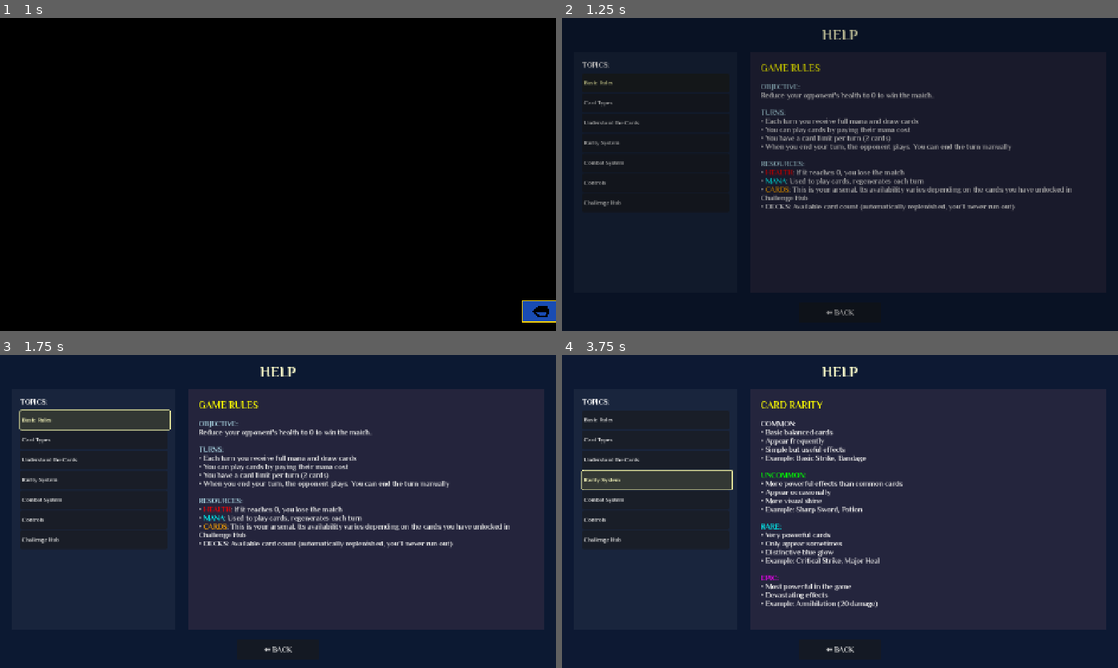
Above: before the commit, frames 1-4 (two rows, left to right).
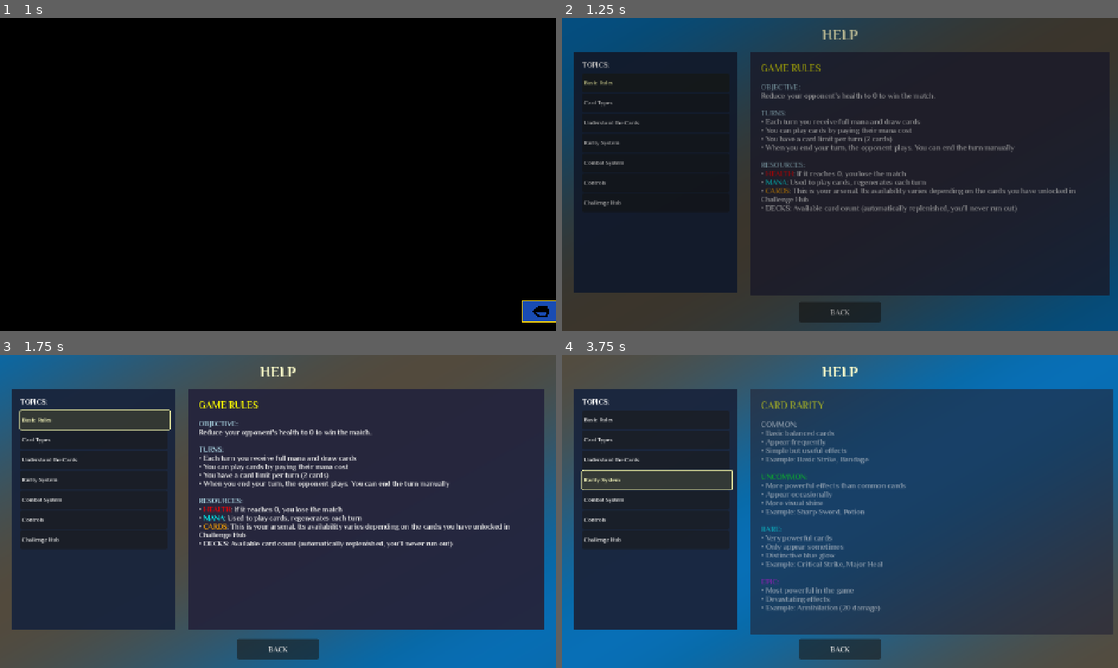
Above: after the commit, the same moments.

Repository: lextrack/Card-Vault-Keeper-Arena
Game: Godot game, scene res://scenes/MainMenu.tscn
The game is run twice, just before and just after one commit, with the same random seed, the same clock (stepped at 60 frames per second) and the same inputs. Sound files missing from this copy of the repository are replaced by a short silence.
Inputs:
- Up to frame 1 (1 s): click "HELP" at 0.5 s
- Up to frame 2 (1.25 s): no input
- Up to frame 3 (1.75 s): click "Basic Rules" at 1.25 s
- Up to frame 4 (3.75 s): click "Card Types" at 2 s; click "Understand the Cards" at 2.75 s; click "Rarity System" at 3.5 s

Frame 1 is identical in both runs. In frame 2, 30% of the frame differs, in the area x 0-100%, y 0-100%; in frame 3, 28%; in frame 4, 66%.

Commit message:
Fix gamepad bug in Jokers and new shaders

Diff:
--- a/project.godot
+++ b/project.godot
@@ -123,3 +123,4 @@
 
 textures/vram_compression/import_etc2_astc=true
 textures/default_filters/anisotropic_filtering_level=3
+anti_aliasing/quality/msaa_2d=1
--- a/scenes/ChallengeHub.tscn
+++ b/scenes/ChallengeHub.tscn
@@ -1,6 +1,14 @@
-[gd_scene load_steps=2 format=3 uid="uid://dpnoewu33itlq"]
+[gd_scene load_steps=4 format=3 uid="uid://dpnoewu33itlq"]
 
 [ext_resource type="Script" uid="uid://fve8k1ikomkc" path="res://scripts/ChallengeHub.gd" id="1_c46x6"]
+[ext_resource type="Shader" uid="uid://cstqok5jb3sb" path="res://shaders/DifficultyMenu.gdshader" id="2_ws1pa"]
+
+[sub_resource type="ShaderMaterial" id="ShaderMaterial_ws1pa"]
+shader = ExtResource("2_ws1pa")
+shader_parameter/color1 = Color(0.5, 0.15, 0.25, 0.6)
+shader_parameter/color2 = Color(0.2, 0.3, 0.6, 0.7)
+shader_parameter/speed = 1.3
+shader_parameter/scale = 3.0
 
 [node name="ChallengeHub" type="Control"]
 layout_mode = 3
@@ -28,9 +36,10 @@
 grow_horizontal = 2
 grow_vertical = 2
 mouse_filter = 2
-color = Color(0.05, 0.1, 0.2, 1)
+color = Color(0.6819129, 0.43434143, 0.042496674, 1)
 
 [node name="BackgroundPattern" type="ColorRect" parent="BackgroundLayer"]
+material = SubResource("ShaderMaterial_ws1pa")
 layout_mode = 1
 anchors_preset = 15
 anchor_right = 1.0
@@ -38,7 +47,6 @@
 grow_horizontal = 2
 grow_vertical = 2
 mouse_filter = 2
-color = Color(0.08, 0.15, 0.25, 0.3)
 
 [node name="MainContainer" type="VBoxContainer" parent="."]
 layout_mode = 1
--- a/scenes/CreditsScene.tscn
+++ b/scenes/CreditsScene.tscn
@@ -1,6 +1,14 @@
-[gd_scene load_steps=2 format=3 uid="uid://c3hgrjs4cxwtl"]
+[gd_scene load_steps=4 format=3 uid="uid://c3hgrjs4cxwtl"]
 
 [ext_resource type="Script" uid="uid://4e0sicpltlrf" path="res://scripts/CreditsScene.gd" id="1_h5n7g"]
+[ext_resource type="Shader" uid="uid://cstqok5jb3sb" path="res://shaders/DifficultyMenu.gdshader" id="2_0lwna"]
+
+[sub_resource type="ShaderMaterial" id="ShaderMaterial_yg1n5"]
+shader = ExtResource("2_0lwna")
+shader_parameter/color1 = Color(0.5, 0.15, 0.25, 0.6)
+shader_parameter/color2 = Color(0.2, 0.3, 0.6, 0.7)
+shader_parameter/speed = 1.3
+shader_parameter/scale = 2.0
 
 [node name="CreditsScene" type="Control"]
 layout_mode = 3
@@ -28,9 +36,10 @@
 grow_horizontal = 2
 grow_vertical = 2
 mouse_filter = 2
-color = Color(0.05, 0.1, 0.2, 1)
+color = Color(0.12321027, 0.24215588, 0.4460252, 1)
 
 [node name="BackgroundPattern" type="ColorRect" parent="Background"]
+material = SubResource("ShaderMaterial_yg1n5")
 layout_mode = 1
 anchors_preset = 15
 anchor_right = 1.0
@@ -38,7 +47,6 @@
 grow_horizontal = 2
 grow_vertical = 2
 mouse_filter = 2
-color = Color(0.08, 0.15, 0.25, 0.2)
 
 [node name="MainContainer" type="VBoxContainer" parent="."]
 layout_mode = 1
--- a/scenes/DifficultyMenu.tscn
+++ b/scenes/DifficultyMenu.tscn
@@ -1,10 +1,18 @@
-[gd_scene load_steps=5 format=3 uid="uid://b8nan7q5r3t1u"]
+[gd_scene load_steps=7 format=3 uid="uid://b8nan7q5r3t1u"]
 
 [ext_resource type="Script" uid="uid://0t6wmxfiixiq" path="res://scripts/DifficultyMenu.gd" id="1_difficulty_menu"]
 [ext_resource type="Texture2D" uid="uid://5psmu2u6jx7n" path="res://assets/ui/difficulty_normal.png" id="2_normal"]
+[ext_resource type="Shader" uid="uid://cstqok5jb3sb" path="res://shaders/DifficultyMenu.gdshader" id="2_opo3b"]
 [ext_resource type="Texture2D" uid="uid://c52lhdd2akltu" path="res://assets/ui/difficulty_hard.png" id="3_hard"]
 [ext_resource type="Texture2D" uid="uid://ppujy2081nxr" path="res://assets/ui/difficulty_expert.png" id="4_expert"]
 
+[sub_resource type="ShaderMaterial" id="ShaderMaterial_2grfk"]
+shader = ExtResource("2_opo3b")
+shader_parameter/color1 = Color(0.5, 0.15, 0.25, 0.6)
+shader_parameter/color2 = Color(0.2, 0.3, 0.6, 0.7)
+shader_parameter/speed = 1.3
+shader_parameter/scale = 3.0
+
 [node name="DifficultyMenu" type="Control"]
 layout_mode = 3
 anchors_preset = 15
@@ -31,17 +39,17 @@
 grow_horizontal = 2
 grow_vertical = 2
 mouse_filter = 2
-color = Color(0.05, 0.1, 0.2, 1)
+color = Color(0.3665946, 0.3665946, 0.36659458, 1)
 
 [node name="BackgroundPattern" type="ColorRect" parent="BackgroundLayer"]
-layout_mode = 1
-anchors_preset = 15
-anchor_right = 1.0
-anchor_bottom = 1.0
-grow_horizontal = 2
-grow_vertical = 2
-mouse_filter = 2
-color = Color(0.08, 0.15, 0.25, 0.15)
+material = SubResource("ShaderMaterial_2grfk")
+layout_mode = 1
+anchors_preset = 15
+anchor_right = 1.0
+anchor_bottom = 1.0
+grow_horizontal = 2
+grow_vertical = 2
+mouse_filter = 2
 
 [node name="MenuContainer" type="VBoxContainer" parent="."]
 layout_mode = 1
@@ -50,10 +58,10 @@
 anchor_top = 0.5
 anchor_right = 0.5
 anchor_bottom = 0.5
-offset_left = -450.0
-offset_top = -320.0
-offset_right = 450.0
-offset_bottom = 320.0
+offset_left = -650.0
+offset_top = -350.0
+offset_right = 650.0
+offset_bottom = 350.0
 grow_horizontal = 2
 grow_vertical = 2
 theme_override_constants/separation = 40
--- a/scenes/HelpMenu.tscn
+++ b/scenes/HelpMenu.tscn
@@ -1,6 +1,63 @@
-[gd_scene load_steps=2 format=3 uid="uid://c1ejnsrjlokjm"]
+[gd_scene load_steps=7 format=3 uid="uid://c1ejnsrjlokjm"]
 
 [ext_resource type="Script" uid="uid://cxiev32ucvdht" path="res://scripts/HelpMenu.gd" id="1_6vayk"]
+[ext_resource type="Shader" uid="uid://cstqok5jb3sb" path="res://shaders/DifficultyMenu.gdshader" id="2_3ctgx"]
+
+[sub_resource type="ShaderMaterial" id="ShaderMaterial_5kwh8"]
+shader = ExtResource("2_3ctgx")
+shader_parameter/color1 = Color(0.5, 0.15, 0.25, 0.6)
+shader_parameter/color2 = Color(0.2, 0.3, 0.6, 0.7)
+shader_parameter/speed = 1.3
+shader_parameter/scale = 3.0
+
+[sub_resource type="Animation" id="Animation_1"]
+resource_name = "content_change"
+length = 0.3
+tracks/0/type = "value"
+tracks/0/imported = false
+tracks/0/enabled = true
+tracks/0/path = NodePath("MainContainer/ContentContainer/ContentPanel:modulate")
+tracks/0/interp = 1
+tracks/0/loop_wrap = true
+tracks/0/keys = {
+"times": PackedFloat32Array(0, 0.16666667, 0.3),
+"transitions": PackedFloat32Array(1, 1, 1),
+"update": 0,
+"values": [Color(1, 1, 1, 1), Color(1, 1, 1, 0.5), Color(1, 1, 1, 1)]
+}
+tracks/1/type = "value"
+tracks/1/imported = false
+tracks/1/enabled = true
+tracks/1/path = NodePath("MainContainer/ContentContainer/ContentPanel:scale")
+tracks/1/interp = 1
+tracks/1/loop_wrap = true
+tracks/1/keys = {
+"times": PackedFloat32Array(0, 0.16666667, 0.3),
+"transitions": PackedFloat32Array(1, 1, 1),
+"update": 0,
+"values": [Vector2(1, 1), Vector2(1.02, 1.02), Vector2(1, 1)]
+}
+
+[sub_resource type="Animation" id="Animation_6vayk"]
+length = 0.001
+tracks/0/type = "value"
+tracks/0/imported = false
+tracks/0/enabled = true
+tracks/0/path = NodePath("MainContainer:position")
+tracks/0/interp = 1
+tracks/0/loop_wrap = true
+tracks/0/keys = {
+"times": PackedFloat32Array(0),
+"transitions": PackedFloat32Array(1),
+"update": 0,
+"values": [Vector2(30, 20)]
+}
+
+[sub_resource type="AnimationLibrary" id="AnimationLibrary_2"]
+_data = {
+&"RESET": SubResource("Animation_6vayk"),
+&"content_change": SubResource("Animation_1")
+}
 
 [node name="HelpMenu" type="Control"]
 layout_mode = 3
@@ -28,7 +85,17 @@
 grow_horizontal = 2
 grow_vertical = 2
 mouse_filter = 2
-color = Color(0.05, 0.1, 0.2, 1)
+color = Color(0.14226434, 0.4846266, 0.12169295, 1)
+
+[node name="BackgroundPattern" type="ColorRect" parent="BackgroundLayer"]
+material = SubResource("ShaderMaterial_5kwh8")
+layout_mode = 1
+anchors_preset = 15
+anchor_right = 1.0
+anchor_bottom = 1.0
+grow_horizontal = 2
+grow_vertical = 2
+mouse_filter = 2
 
 [node name="MainContainer" type="VBoxContainer" parent="."]
 layout_mode = 1
@@ -38,7 +105,7 @@
 offset_left = 30.0
 offset_top = 20.0
 offset_right = -30.0
-offset_bottom = -20.0
+offset_bottom = -20.000244
 grow_horizontal = 2
 grow_vertical = 2
 
@@ -157,7 +224,7 @@
 custom_minimum_size = Vector2(200, 50)
 layout_mode = 2
 theme_override_font_sizes/font_size = 18
-text = "⬅️ BACK"
+text = "BACK"
 
 [node name="AudioManager" type="Node" parent="."]
 
@@ -166,3 +233,8 @@
 
 [node name="HoverPlayer" type="AudioStreamPlayer" parent="AudioManager"]
 volume_db = -12.0
+
+[node name="AnimationPlayer" type="AnimationPlayer" parent="."]
+libraries = {
+&"": SubResource("AnimationLibrary_2")
+}
--- a/scenes/Main.tscn
+++ b/scenes/Main.tscn
@@ -24,8 +24,8 @@
 shader_parameter/color3 = Color(0.35, 0.25, 0.45, 0.65)
 shader_parameter/speed = 0.2
 shader_parameter/scale = 5.0
-shader_parameter/distortion = 0.3
-shader_parameter/glow_intensity = 0.4
+shader_parameter/distortion = 0.5
+shader_parameter/glow_intensity = 0.3
 
 [sub_resource type="ShaderMaterial" id="ShaderMaterial_ft6cd"]
 shader = ExtResource("15_3p2gp")
--- a/scenes/StatisticsMenu.tscn
+++ b/scenes/StatisticsMenu.tscn
@@ -1,6 +1,14 @@
-[gd_scene load_steps=2 format=3 uid="uid://bvq8vn2wu7eh8"]
+[gd_scene load_steps=4 format=3 uid="uid://bvq8vn2wu7eh8"]
 
 [ext_resource type="Script" uid="uid://bdyxe6g72tfji" path="res://scripts/StatisticsMenu.gd" id="1_hri28"]
+[ext_resource type="Shader" uid="uid://cstqok5jb3sb" path="res://shaders/DifficultyMenu.gdshader" id="2_5iwgg"]
+
+[sub_resource type="ShaderMaterial" id="ShaderMaterial_u0la7"]
+shader = ExtResource("2_5iwgg")
+shader_parameter/color1 = Color(0.5, 0.15, 0.25, 0.6)
+shader_parameter/color2 = Color(0.2, 0.3, 0.6, 0.7)
+shader_parameter/speed = 1.3
+shader_parameter/scale = 3.0
 
 [node name="StatisticsMenu" type="Control"]
 layout_mode = 3
@@ -28,7 +36,17 @@
 grow_horizontal = 2
 grow_vertical = 2
 mouse_filter = 2
-color = Color(0.05, 0.1, 0.2, 1)
+color = Color(0.6949606, 0.117702045, 0.1384432, 1)
+
+[node name="BackgroundPattern" type="ColorRect" parent="BackgroundLayer"]
+material = SubResource("ShaderMaterial_u0la7")
+layout_mode = 1
+anchors_preset = 15
+anchor_right = 1.0
+anchor_bottom = 1.0
+grow_horizontal = 2
+grow_vertical = 2
+mouse_filter = 2
 
 [node name="MainContainer" type="VBoxContainer" parent="."]
 layout_mode = 1
--- a/scripts/HelpMenu.gd
+++ b/scripts/HelpMenu.gd
@@ -5,6 +5,7 @@
 @onready var back_button = $MainContainer/ButtonsContainer/BackButton
 @onready var ui_player = $AudioManager/UIPlayer
 @onready var hover_player = $AudioManager/HoverPlayer
+@onready var animation_player = $AnimationPlayer
 
 var is_transitioning: bool = false
 var selected_topic_button: Button = null
@@ -114,7 +115,7 @@
 - [color=lime]A:[/color] Play the selected card
 - [color=lime]B:[/color] End your turn
 - [color=lime]X:[/color] Restart the match
-- [color=lime]Back/View:[/color]  Return to the main menu
+- [color=lime]Back/View:[/color] Return to the main menu
 - [color=lime]START:[/color] Open the options menu
 - [color=lime]RB:[/color] View full key mapping during gameplay
 
@@ -202,6 +203,7 @@
 	button.modulate = Color(1.2, 1.2, 0.8, 1)
 
 	content_label.text = help_topics[topic_name]
+	animation_player.play("content_change")
 
 	play_ui_sound("select")
 
--- a/scripts/InputManager.gd
+++ b/scripts/InputManager.gd
@@ -246,8 +246,9 @@
 		return
 
 	var selected_card = main_scene.ui_manager.get_selected_card()
-	if selected_card:
-		if not main_scene.player.can_play_card(selected_card.card_data):
+	if selected_card and selected_card.has_method("get_card_data"):
+		var card_data = selected_card.get_card_data()
+		if not main_scene.player.can_play_card(card_data):
 			selected_card.animate_mana_insufficient()
 			return
 
--- a/scripts/Main.gd
+++ b/scripts/Main.gd
@@ -906,14 +906,22 @@
 		get_tree().quit()
 
 func _on_card_clicked(card):
-	if not is_player_turn or not player.can_play_card(card.card_data) or is_game_transitioning:
+	if not is_player_turn or is_game_transitioning:
+		return
+
+	var card_data = null
+	if card.has_method("get_card_data"):
+		card_data = card.get_card_data()
+	else:
+		card_data = card.card_data
+
+	if not card_data or not player.can_play_card(card_data):
 		return
 
 	if not player.can_play_more_cards():
 		card.animate_mana_insufficient()
 		return
 
-	var card_data = card.card_data
 	var card_type = card_data.card_type
 	var card_name = card_data.card_name
 	var card_cost = card_data.cost
--- a/scripts/UIManager.gd
+++ b/scripts/UIManager.gd
@@ -598,14 +598,14 @@
 		if is_instance_valid(new_card) and new_card.has_method("apply_gamepad_selection_style"):
 			new_card.apply_gamepad_selection_style()
 
-func get_selected_card() -> Card:
+func get_selected_card():
 	if card_instances.size() > 0 and selected_card_index < card_instances.size():
 		var selected_card = card_instances[selected_card_index]
 		if is_instance_valid(selected_card):
 			return selected_card
 	return null
 
-func is_card_selected(card: Card) -> bool:
+func is_card_selected(card) -> bool:
 	if not is_instance_valid(card):
 		return false
 	var selected_card = get_selected_card()
--- /dev/null
+++ b/shaders/DifficultyMenu.gdshader
@@ -0,0 +1,15 @@
+shader_type canvas_item;
+
+uniform vec4 color1 : source_color = vec4(0.5, 0.15, 0.25, 0.6);
+uniform vec4 color2 : source_color = vec4(0.2, 0.3, 0.6, 0.7);
+uniform float speed = 1.3;
+uniform float scale = 5.0;
+
+void fragment() {
+    vec2 uv = UV * scale;
+    uv.x += TIME * speed;
+    float gradient = 1.0 + 0.8 * sin(uv.x + uv.y);
+    vec4 final_color = mix(color1, color2, gradient);
+
+    COLOR = final_color;
+}
Not shown, added: shaders/DifficultyMenu.gdshader.uid
